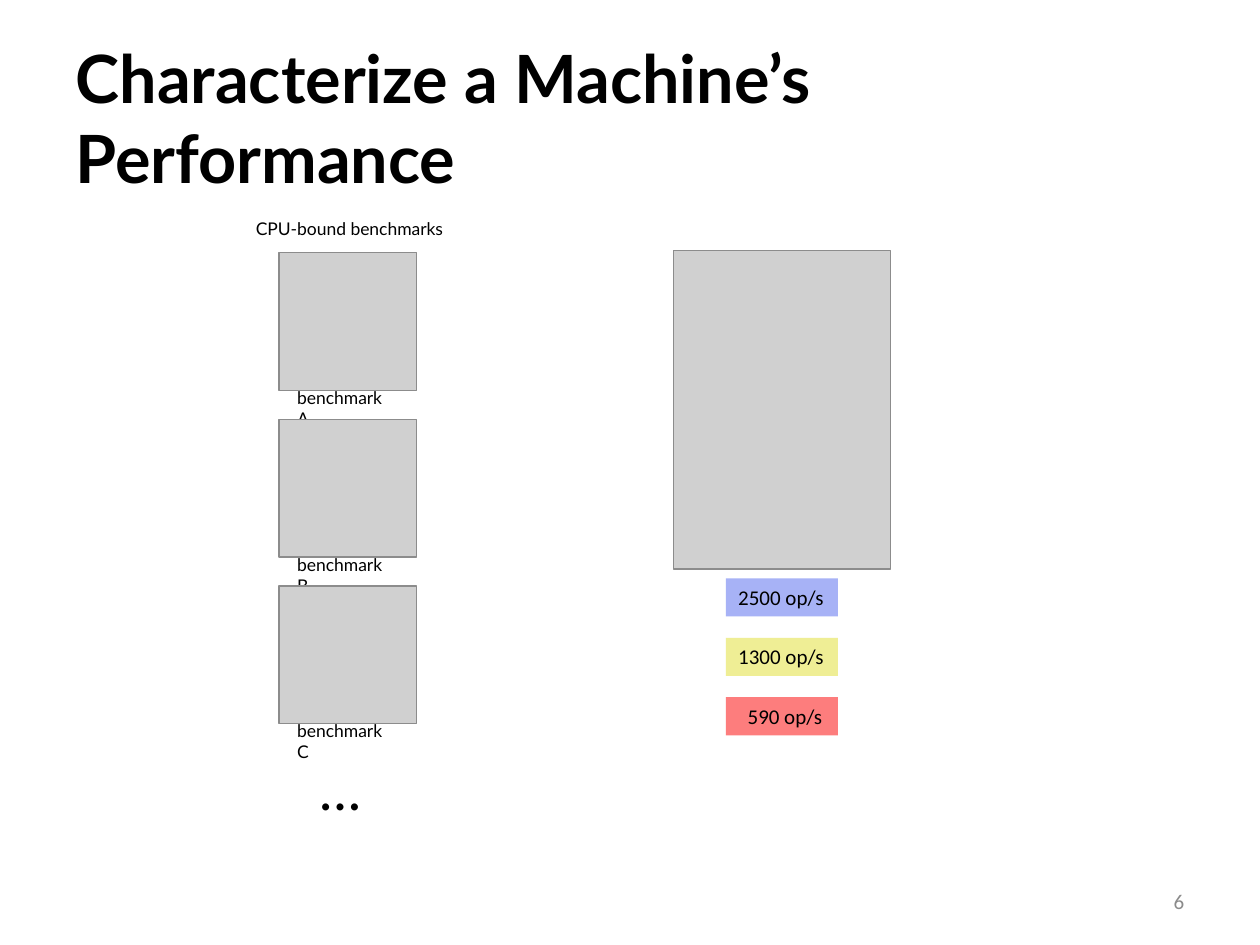
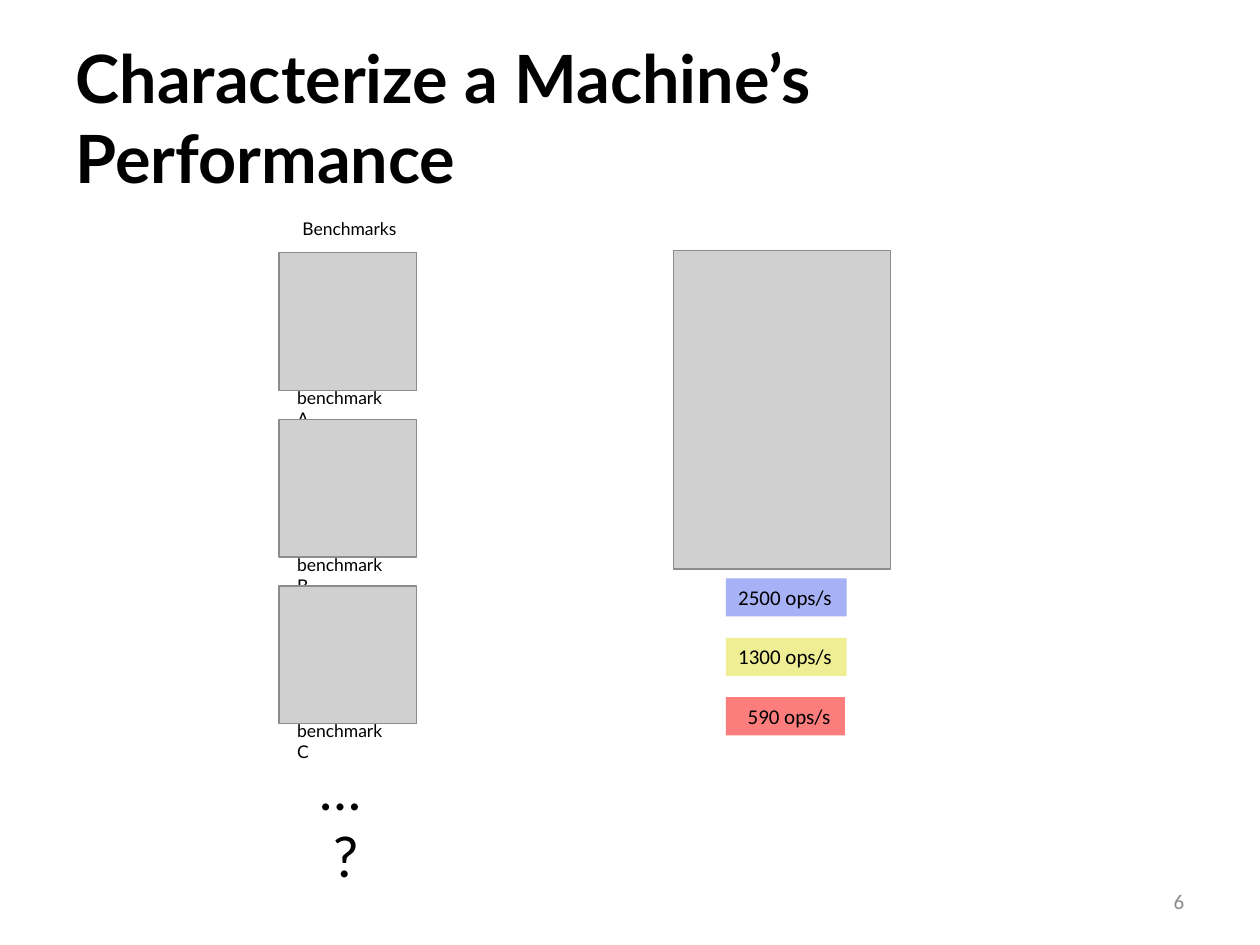
Before and after one commit to ivotron/varsys16, a slide deck: slide 6 of slides.pptx. Drawn at 1260x945 pixels with LibreOffice and Linux fonts; fonts in the diff are those of the drawing; grey boxes stand for pictures. Boxes give left, top, right and bottom in pixels: in the first picture for what was removed or moved away, otherwise in the second. Text is boxed around its words. In the diff, an @@ line names an element or a change of style, - is before the commit and + after.

```diff
--- a/slides.pptx
+++ b/slides.pptx
@@ text at [302, 222, 396, 235]: text changed @@
-CPU-bound benchmarks
+Benchmarks
@@ rectangle "2500 ops/s": place and size @@
-rectangle "2500 ops/s" at [726, 578, 838, 616]
+rectangle "2500 ops/s" at [726, 578, 847, 616]
@@ text in rectangle at [738, 590, 831, 609]: text changed @@
-2500 op/s
+2500 ops/s
@@ rectangle "1300 ops/s": place and size @@
-rectangle "1300 ops/s" at [726, 638, 838, 675]
+rectangle "1300 ops/s" at [726, 638, 847, 675]
@@ text in rectangle at [738, 649, 831, 668]: text changed @@
-1300 op/s
+1300 ops/s
@@ rectangle "590 ops/s": place and size @@
-rectangle "590 ops/s" at [726, 697, 838, 735]
+rectangle "590 ops/s" at [726, 697, 845, 735]
@@ text in rectangle at [748, 709, 830, 728]: text changed @@
-590 op/s
+590 ops/s
@@ text at [307, 748, 373, 897]: paragraph added @@
+?
```
Also in this commit, not shown: 18 other slides changed, 3 slides added, 3 slides removed.
